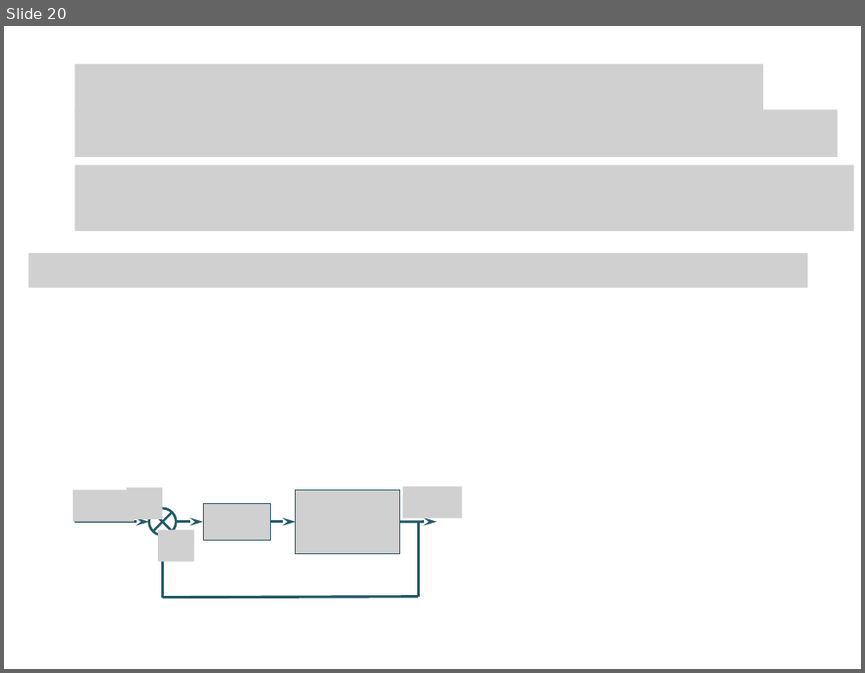
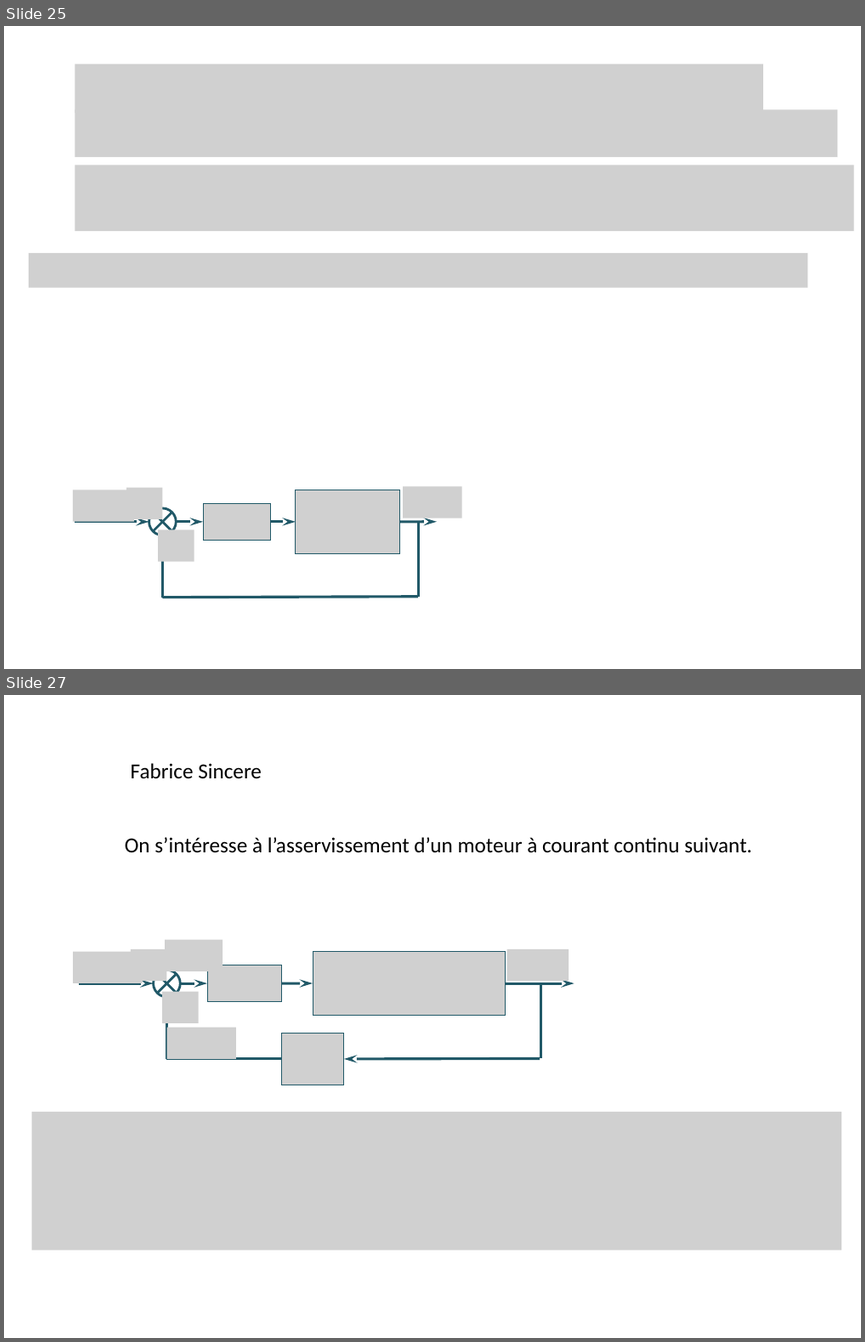
Before and after one commit to xpessoles/Cy_01_PSI_ModelisationLinNonLin, a slide deck: QCM/QCM.pptx. Shown one above the other, each under a label of ours: slide 20 before the commit, slides 25 and 27 after it; the slides between them are not shown. The pictures are 865x673 and 865x1342 pixels, drawn with LibreOffice and Linux fonts; fonts in the diff are those of the drawing; grey boxes stand for pictures. Boxes give left, top, right and bottom in pixels: in the first picture for what was removed or moved away, otherwise in the second. Text is boxed around its words. In the diff, an @@ line names an element or a change of style, - is before the commit and + after.

```diff
--- a/QCM/QCM.pptx
+++ b/QCM/QCM.pptx
@@ slide 27 added at <box>4,695,861,1338</box>, background #FFFFFF @@
@@ text added at <box>131,763,262,778</box>, 18 pt, text #000000 @@
+Fabrice Sincere
@@ text added at <box>125,837,752,853</box>, 18 pt, text #000000 @@
+On s’intéresse à l’asservissement d’un moteur à courant continu suivant.
@@ picture added at <box>131,948,167,981</box> @@
@@ picture added at <box>166,939,222,971</box> @@
@@ picture added at <box>507,948,568,981</box> @@
@@ picture added at <box>73,951,142,983</box> @@
@@ flow chart summing junction added at <box>153,970,180,997</box>, fill #FFFFFF, outline #215968 2 pt @@
@@ picture added at <box>207,965,282,1002</box> @@
@@ picture added at <box>313,951,505,1015</box> @@
@@ arrow added from (80, 983) to (153, 983), #215968 2.25 pt @@
@@ picture added at <box>162,992,199,1023</box> @@
@@ arrow added from (167, 1059) to (167, 997), #215968 2.25 pt @@
@@ arrow added from (181, 983) to (207, 983), #215968 2.25 pt @@
@@ arrow added from (282, 983) to (313, 983), #215968 2.25 pt @@
@@ arrow added from (506, 983) to (574, 983), #215968 2.25 pt @@
@@ line added from (540, 984) to (540, 1058), #215968 2.25 pt @@
@@ picture added at <box>167,1027,236,1059</box> @@
@@ picture added at <box>282,1033,344,1085</box> @@
@@ line added from (282, 1059) to (167, 1059), #215968 2.25 pt @@
@@ arrow added from (540, 1058) to (344, 1059), #215968 2.25 pt @@
@@ picture added at <box>31,1111,841,1250</box> @@
@@ what was slide 20 is now slide 25 @@
```
Also in this commit, not shown: 20 other slides added, 1 other file.
